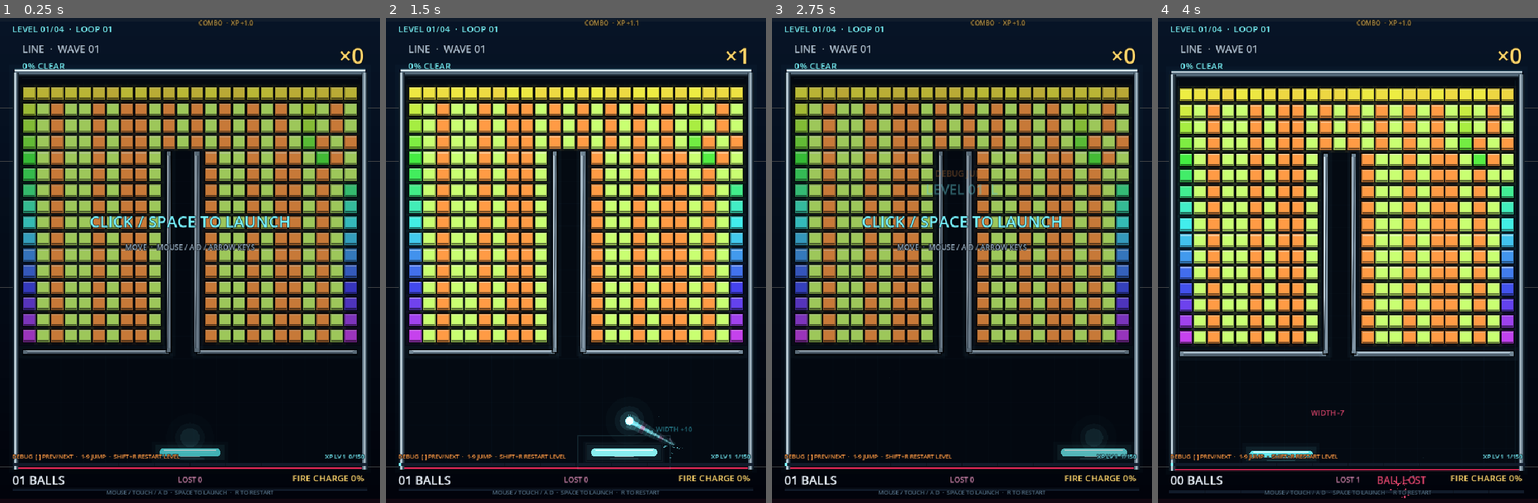
Above: before the commit, frames 1-4 (left to right).
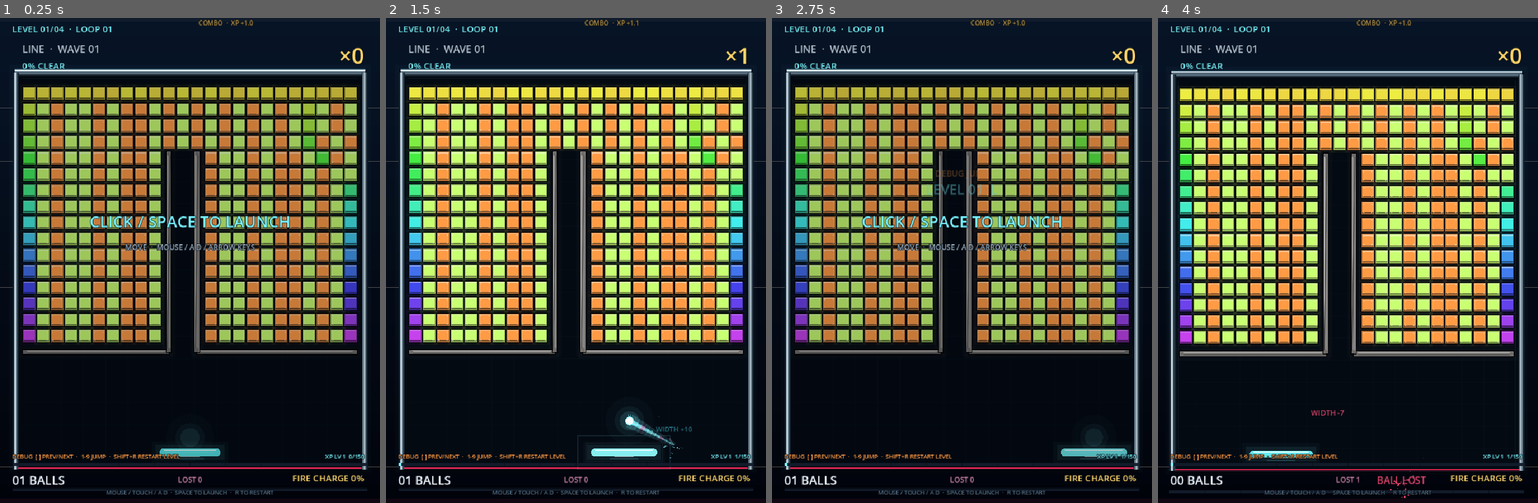
Above: after the commit, the same moments.

Repository: soryu-ryouji/ping-pong
Game: Godot game, scene res://main.tscn
The game is run twice, just before and just after one commit, with the same random seed, the same clock (stepped at 60 frames per second) and the same inputs.
Inputs (mouse positions are in pixels of both pictures, inside the frame that each line leads up to):
- Up to frame 1 (0.25 s): no input
- Up to frame 2 (1.5 s): tap Enter at 0.5, 0.6 s; move the mouse to (659, 236) at 0.52 s; hold Right (ui_right) 0.53-1.25 s; click (659, 236) at 0.67 s; tap Space at 0.77 s; drag from (500, 284) to (557, 357) at 1.27 s
- Up to frame 3 (2.75 s): move the mouse to (1000, 153) at 2.02 s; hold Right (ui_right) from 2.03 s (still down); tap 1 at 2.1 s
- Up to frame 4 (4 s): release Right (ui_right) at 2.75 s; drag from (1329, 357) to (1234, 187) at 2.77 s; move the mouse to (1462, 333) at 3.52 s; hold Left (ui_left) from 3.53 s (still down); tap Enter at 3.6 s; tap Space at 3.77 s

The runs differ from the first frame. In frame 1, 1.8% of the frame differs, in the area x 6-94%, y 18-70%; in frame 2, 3.3%; in frame 3, 1.8%; in frame 4, 3.4%, in the area x 5-94%, y 18-70%.

Commit message:
feat: 完善数字耐久砖、可破坏墙与 SPEED 机制

Diff:
--- a/resources/game_config.tres
+++ b/resources/game_config.tres
@@ -32,6 +32,8 @@
 combo_multiball_limit = 6
 combo_first_multiball = 30
 combo_multiball_interval = 35
+breakable_wall_hp = 99
+breakable_wall_min_speed = 900.0
 xp_base_gain = 1.0
 xp_combo_scale = 0.05
 xp_required_base = 150.0
--- a/resources/powerups/speed.tres
+++ b/resources/powerups/speed.tres
@@ -10,4 +10,3 @@
 color = Color(1, 0.835294, 0.415686, 1)
 pickup_pitch = 1.24
 multiplier = 1.18
-maximum_speed = 1410.0
--- a/scripts/core/game_event.gd
+++ b/scripts/core/game_event.gd
@@ -8,6 +8,8 @@
     BALL_LOST,
     BRICK_HIT,
     BRICK_DESTROYED,
+    BREAKABLE_WALL_HIT,
+    BREAKABLE_WALL_DESTROYED,
     POWERUP_DROPPED,
     POWERUP_COLLECTED,
     SPEED_CHANGED,
--- a/scripts/core/game_world.gd
+++ b/scripts/core/game_world.gd
@@ -46,6 +46,7 @@
 var balls: Array[BallData] = []
 var bricks: Array[BrickData] = []
 var walls: Array[Rect2] = []
+var breakable_walls: Array[BreakableWallData] = []
 var powerups: Array[PowerupData] = []
 var powerup_pity := 0
 var powerup_drop_counter := 0
@@ -95,12 +96,21 @@
     if definition == null:
         bricks = []
         walls = []
+        breakable_walls.clear()
         total_bricks = 1
         remaining_bricks = 0
         clear_fraction = 1.0
         return
     bricks = LevelGenerator.generate(definition, rng)
     walls = definition.walls.duplicate()
+    breakable_walls.clear()
+    var wall_hp := maxi(1, config.breakable_wall_hp)
+    for rect in definition.breakable_walls:
+        var wall := BreakableWallData.new()
+        wall.rect = rect
+        wall.hp = wall_hp
+        wall.max_hp = wall_hp
+        breakable_walls.append(wall)
     paddle_width = minf(paddle_width, paddle_max_width())
     paddle_target_x = _clamp_paddle_x(paddle_target_x)
     paddle_x = _clamp_paddle_x(paddle_x)
@@ -277,6 +287,8 @@
     if speed <= 0.001:
         return
     var target := minf(speed + amount, config.max_ball_speed)
+    if target <= speed:
+        return
     ball.velocity = ball.velocity.normalized() * target
 
 
@@ -319,7 +331,7 @@
 
 
 func _rescue_stuck_ball(ball: BallData) -> void:
-    var speed := minf(maxf(ball.velocity.length(), config.base_ball_speed), config.max_ball_speed)
+    var speed := maxf(ball.velocity.length(), config.base_ball_speed)
     var angle := rng.randf_range(-0.68, 0.68)
     var x := clampf(
         ball.position.x,
@@ -496,6 +508,29 @@
         add_message(Vector2(paddle_x, config.paddle_y - 58.0), "MULTIBALL", CYAN, 18, 0.8)
 
 
+func hit_breakable_wall(wall: BreakableWallData, ball_speed: float) -> bool:
+    if not wall.alive:
+        return false
+    if ball_speed < config.breakable_wall_min_speed:
+        wall.shake = maxf(wall.shake, 0.45)
+        return false
+    wall.hp -= 1
+    wall.flash = 1.0
+    wall.shake = 1.0
+    var center := wall.rect.get_center()
+    if wall.hp <= 0:
+        wall.alive = false
+        var destroyed := emit_event(GameEvent.Type.BREAKABLE_WALL_DESTROYED, center, GOLD)
+        destroyed.value = wall.max_hp
+        add_message(center, "WALL BREAK", GOLD, 20, 0.9)
+        return true
+    var hit := emit_event(GameEvent.Type.BREAKABLE_WALL_HIT, center, ORANGE)
+    hit.value = wall.hp
+    if wall.hp % 10 == 0:
+        add_message(center, "WALL %d" % wall.hp, ORANGE, 13, 0.45)
+    return false
+
+
 func hit_brick(brick: BrickData, damage := 1) -> bool:
     if not brick.alive:
         return false
@@ -598,6 +633,11 @@
             brick.flash = maxf(0.0, brick.flash - delta * 5.0)
         if brick.shake > 0.0:
             brick.shake = maxf(0.0, brick.shake - delta * 8.0)
+    for wall in breakable_walls:
+        if wall.flash > 0.0:
+            wall.flash = maxf(0.0, wall.flash - delta * 5.0)
+        if wall.shake > 0.0:
+            wall.shake = maxf(0.0, wall.shake - delta * 8.0)
 
 
 func is_fire_active() -> bool:
--- a/scripts/data/game_config.gd
+++ b/scripts/data/game_config.gd
@@ -29,6 +29,8 @@
 @export var combo_multiball_limit := 6
 @export var combo_first_multiball := 30
 @export var combo_multiball_interval := 35
+@export var breakable_wall_hp := 99
+@export var breakable_wall_min_speed := 900.0
 @export var xp_base_gain := 1.0
 @export var xp_combo_scale := 0.05
 @export var xp_required_base := 150.0
--- a/scripts/data/level_definition.gd
+++ b/scripts/data/level_definition.gd
@@ -38,6 +38,7 @@
 @export var symbol_colors: Dictionary = {}
 @export var brick_hp: Dictionary = {}
 @export var walls: Array[Rect2] = []
+@export var breakable_walls: Array[Rect2] = []
 
 
 func brick_wall_width() -> float:
--- a/scripts/data/speed_powerup.gd
+++ b/scripts/data/speed_powerup.gd
@@ -2,16 +2,14 @@
 extends PowerupDefinition
 
 @export_range(1.0, 3.0) var multiplier := 1.18
-@export var maximum_speed := 1410.0
 
 
 func apply(world: Variant, pickup_position: Vector2) -> void:
-    var speed_cap := minf(maximum_speed, world.config.max_ball_speed)
     for ball: BallData in world.balls:
         var speed := ball.velocity.length()
         if speed < 0.001:
             continue
-        ball.velocity = ball.velocity.normalized() * minf(speed * multiplier, speed_cap)
+        ball.velocity = ball.velocity.normalized() * speed * multiplier
 
     world.notify_combo_pop()
     world.emit_event(GameEvent.Type.SPEED_CHANGED, pickup_position, color)
--- /dev/null
+++ b/scripts/model/breakable_wall_data.gd
@@ -0,0 +1,9 @@
+class_name BreakableWallData
+extends RefCounted
+
+var rect := Rect2()
+var hp := 1
+var max_hp := 1
+var alive := true
+var flash := 0.0
+var shake := 0.0
--- a/scripts/presentation/audio_manager.gd
+++ b/scripts/presentation/audio_manager.gd
@@ -14,6 +14,8 @@
     sounds[GameEvent.Type.PADDLE_HIT] = synth_sound(360.0, 0.12, 0.30, 0.08, 1.4)
     sounds[GameEvent.Type.BALL_LOST] = synth_sound(150.0, 0.42, 0.28, 0.16, 0.8)
     sounds[GameEvent.Type.BRICK_HIT] = synth_sound(520.0, 0.065, 0.26, 0.14, 2.1)
+    sounds[GameEvent.Type.BREAKABLE_WALL_HIT] = synth_sound(180.0, 0.07, 0.22, 0.22, 2.2)
+    sounds[GameEvent.Type.BREAKABLE_WALL_DESTROYED] = synth_sound(300.0, 0.35, 0.30, 0.26, 1.4)
     sounds[GameEvent.Type.BRICK_DESTROYED] = synth_sound(760.0, 0.085, 0.34, 0.20, 1.9)
     sounds[GameEvent.Type.FIRE_STARTED] = synth_sound(260.0, 0.65, 0.26, 0.46, 0.55)
     sounds[GameEvent.Type.LEVEL_CLEARED] = synth_sound(980.0, 0.5, 0.24, 0.02, 0.7)
@@ -40,6 +42,10 @@
             play_sound(event.type, -5.0, rng.randf_range(0.92, 1.02))
         GameEvent.Type.BRICK_HIT:
             play_sound(event.type, -15.0, rng.randf_range(0.86, 1.02))
+        GameEvent.Type.BREAKABLE_WALL_HIT:
+            play_sound(event.type, -16.0, rng.randf_range(0.90, 1.08))
+        GameEvent.Type.BREAKABLE_WALL_DESTROYED:
+            play_sound(event.type, -7.0, rng.randf_range(0.92, 1.02))
         GameEvent.Type.BRICK_DESTROYED:
             play_sound(event.type, -12.0, rng.randf_range(0.88, 1.18))
         GameEvent.Type.FIRE_STARTED:
--- a/scripts/presentation/game_effects.gd
+++ b/scripts/presentation/game_effects.gd
@@ -83,6 +83,13 @@
         GameEvent.Type.BRICK_HIT:
             shake = maxf(shake, 1.4)
             emit_burst(event.position, event.color.lightened(0.10), 5, 105.0, 2.1, 95.0)
+        GameEvent.Type.BREAKABLE_WALL_HIT:
+            shake = maxf(shake, 1.2)
+            emit_burst(event.position, ORANGE, 4, 95.0, 2.0, 90.0)
+        GameEvent.Type.BREAKABLE_WALL_DESTROYED:
+            shake = maxf(shake, 4.0)
+            flash_alpha = maxf(flash_alpha, 0.10)
+            emit_burst(event.position, GOLD, 26, 190.0, 3.0, 220.0)
         GameEvent.Type.BRICK_DESTROYED:
             combo_pop = 1.0
             var fire := world.is_fire_active()
--- a/scripts/presentation/game_renderer.gd
+++ b/scripts/presentation/game_renderer.gd
@@ -47,6 +47,7 @@
     draw_grid()
     draw_bricks()
     draw_walls()
+    draw_breakable_walls()
     draw_powerups()
     draw_trails()
     draw_particles()
@@ -197,6 +198,52 @@
             draw_circle(Vector2(wall.position.x + wall.size.x * 0.5, wall.end.y - wall.size.x * 0.5), wall.size.x * 0.48, Color("#718695"))
 
 
+func draw_breakable_walls() -> void:
+    for wall in world.breakable_walls:
+        if not wall.alive and wall.flash <= 0.0:
+            continue
+        var rect := wall.rect
+        if wall.shake > 0.0:
+            var strength := 2.0 * wall.shake
+            rect.position += Vector2(
+                sin(world.game_time * 88.0 + wall.rect.position.x * 0.17) * strength,
+                cos(world.game_time * 73.0 + wall.rect.position.y * 0.19) * strength * 0.7
+            )
+        var damage := 1.0 - float(wall.hp) / float(maxi(wall.max_hp, 1))
+        var tint := Color("#5e7181").lerp(Color("#ff9b45"), 0.18 + damage * 0.52)
+        var body := tint.lightened(0.10)
+        var highlight := tint.lightened(0.42)
+        draw_rect(rect.grow(8.0), Color(tint.r, tint.g, tint.b, 0.035), true)
+        draw_rect(rect.grow(2.0), Color(0.0, 0.0, 0.0, 0.65), true)
+        draw_rect(rect, tint, true)
+        draw_rect(Rect2(rect.position + Vector2(1.0, 1.0), rect.size - Vector2(2.0, 2.0)), body, true)
+        if rect.size.x >= rect.size.y:
+            draw_line(rect.position + Vector2(2.0, 1.0), Vector2(rect.end.x - 2.0, rect.position.y + 1.0), highlight, 1.4, true)
+            draw_line(rect.position + Vector2(2.0, rect.size.y - 2.0), Vector2(rect.end.x - 2.0, rect.end.y - 2.0), tint.darkened(0.50), 1.4, true)
+            draw_circle(rect.position + Vector2(rect.size.y * 0.5, rect.size.y * 0.5), rect.size.y * 0.48, tint.darkened(0.10))
+            draw_circle(Vector2(rect.end.x - rect.size.y * 0.5, rect.position.y + rect.size.y * 0.5), rect.size.y * 0.48, tint.darkened(0.10))
+        else:
+            draw_line(rect.position + Vector2(1.0, 2.0), Vector2(rect.position.x + 1.0, rect.end.y - 2.0), highlight, 1.4, true)
+            draw_line(rect.position + Vector2(rect.size.x - 2.0, 2.0), Vector2(rect.position.x + 1.0, rect.end.y - 2.0), tint.darkened(0.50), 1.4, true)
+            draw_circle(rect.position + Vector2(rect.size.x * 0.5, rect.size.x * 0.5), rect.size.x * 0.48, tint.darkened(0.10))
+            draw_circle(Vector2(rect.position.x + rect.size.x * 0.5, rect.end.y - rect.size.x * 0.5), rect.size.x * 0.48, tint.darkened(0.10))
+        var stage := mini(3, int(ceil(damage * 4.0)))
+        var cracks: Array = [
+            PackedVector2Array([Vector2(0.15, 0.30), Vector2(0.48, 0.62), Vector2(0.86, 0.38)]),
+            PackedVector2Array([Vector2(0.22, 0.78), Vector2(0.55, 0.36), Vector2(0.82, 0.70)]),
+            PackedVector2Array([Vector2(0.08, 0.52), Vector2(0.50, 0.48), Vector2(0.94, 0.55)]),
+        ]
+        for index in range(mini(stage, cracks.size())):
+            var points: PackedVector2Array = cracks[index]
+            var p0 := rect.position + rect.size * points[0]
+            var p1 := rect.position + rect.size * points[1]
+            var p2 := rect.position + rect.size * points[2]
+            draw_line(p0, p1, Color(0.03, 0.02, 0.02, 0.72), 1.2, true)
+            draw_line(p1, p2, Color(0.03, 0.02, 0.02, 0.72), 1.2, true)
+        if wall.flash > 0.02:
+            draw_rect(rect, Color(1.0, 0.88, 0.58, wall.flash * 0.48), true)
+
+
 func draw_powerups() -> void:
     for item in world.powerups:
         var color := item.definition.color
--- a/scripts/systems/collision_system.gd
+++ b/scripts/systems/collision_system.gd
@@ -32,6 +32,7 @@
 
         collide_paddle(world, ball)
         collide_walls(world, ball)
+        collide_breakable_walls(world, ball)
         collide_bricks(world, ball)
 
         if absf(ball.velocity.y) < 92.0 and ball.velocity.length_squared() > 1.0:
@@ -57,7 +58,10 @@
 
     ball.position.y = paddle_rect.position.y - ball.radius - 0.2
     var relative := clampf((ball.position.x - world.paddle_x) / (world.paddle_width * 0.5), -1.0, 1.0)
-    var speed := clampf(ball.velocity.length() + 7.0, 470.0, config.max_ball_speed)
+    var incoming_speed := ball.velocity.length()
+    var speed := maxf(incoming_speed + 7.0, 470.0)
+    if incoming_speed <= config.max_ball_speed:
+        speed = minf(speed, config.max_ball_speed)
     var angle := relative * 1.02
     var new_velocity := Vector2(sin(angle), -cos(angle)) * speed
     new_velocity.x += clampf(world.paddle_velocity * 0.10, -110.0, 110.0)
@@ -90,6 +94,25 @@
         break
 
 
+func collide_breakable_walls(world: Variant, ball: BallData) -> bool:
+    var config: GameConfig = world.config
+    for wall: BreakableWallData in world.breakable_walls:
+        if not wall.alive:
+            continue
+        var hit := CollisionGeometry.circle_rect_hit(ball.position, ball.radius, wall.rect)
+        if hit == null:
+            continue
+        var hit_speed := ball.velocity.length()
+        ball.position += hit.normal * hit.penetration
+        if ball.velocity.dot(hit.normal) < 0.0:
+            ball.velocity = ball.velocity.bounce(hit.normal)
+            world.boost_ball_speed(ball, config.bounce_speed_increment)
+            world.emit_event(GameEvent.Type.OBSTACLE_HIT, ball.position + hit.normal * 3.0, Color("#ffb45e"))
+        world.hit_breakable_wall(wall, hit_speed)
+        return true
+    return false
+
+
 func collide_bricks(world: Variant, ball: BallData) -> bool:
     var config: GameConfig = world.config
     var fire: bool = world.is_fire_active()
--- a/scripts/systems/level_generator.gd
+++ b/scripts/systems/level_generator.gd
@@ -6,6 +6,8 @@
     var result: Array[BrickData] = []
     if definition == null:
         return result
+    var blockers: Array[Rect2] = definition.walls.duplicate()
+    blockers.append_array(definition.breakable_walls)
 
     for row in range(definition.rows):
         var line := definition.grid[row] if row < definition.grid.size() else ""
@@ -22,16 +24,26 @@
                 definition.brick_origin + Vector2(column, row) * definition.brick_step,
                 definition.brick_size
             )
-            if _intersects_wall(rect, definition.walls):
+            if _intersects_wall(rect, blockers):
                 continue
 
             var brick := BrickData.new()
             brick.rect = rect
             brick.color = _brick_color(definition, symbol, row, rng)
-            brick.max_hp = maxi(1, int(definition.brick_hp.get(symbol, 1)))
+            brick.max_hp = _brick_hp(definition, symbol)
             brick.hp = brick.max_hp
             result.append(brick)
     return result
+
+
+static func _brick_hp(definition: LevelDefinition, symbol: String) -> int:
+    if definition.brick_hp.has(symbol):
+        return maxi(1, int(definition.brick_hp[symbol]))
+    if not symbol.is_empty():
+        var code := symbol.unicode_at(0)
+        if code >= 49 and code <= 57:
+            return code - 48
+    return 1
 
 
 static func _brick_color(
--- a/scripts/systems/level_loader.gd
+++ b/scripts/systems/level_loader.gd
@@ -49,6 +49,7 @@
     var grid_lines: PackedStringArray = []
     var symbol_colors := {}
     var walls: Array[Rect2] = []
+    var breakable_walls: Array[Rect2] = []
     var thin_cells := {}
     var brick_symbols := 0
     var in_grid := false
@@ -102,8 +103,11 @@
                 ))
             elif symbol == "+":
                 thin_cells[Vector2i(column, row)] = true
-    _append_thin_walls(definition, thin_cells, walls)
+    _append_thin_walls(definition, thin_cells, breakable_walls)
     definition.walls = walls
+    definition.breakable_walls = breakable_walls
+    var blockers: Array[Rect2] = walls.duplicate()
+    blockers.append_array(breakable_walls)
 
     var playable_bricks := 0
     for row in range(definition.rows):
@@ -116,7 +120,7 @@
                 definition.brick_origin + Vector2(column, row) * definition.brick_step,
                 definition.brick_size
             )
-            if not _intersects_wall(rect, walls):
+            if not _intersects_wall(rect, blockers):
                 playable_bricks += 1
     if brick_symbols == 0:
         push_error("Level has no brick symbols: %s" % path)
Not shown, changed: resources/levels/03_core.txt
Not shown, added: scripts/model/breakable_wall_data.gd.uid
